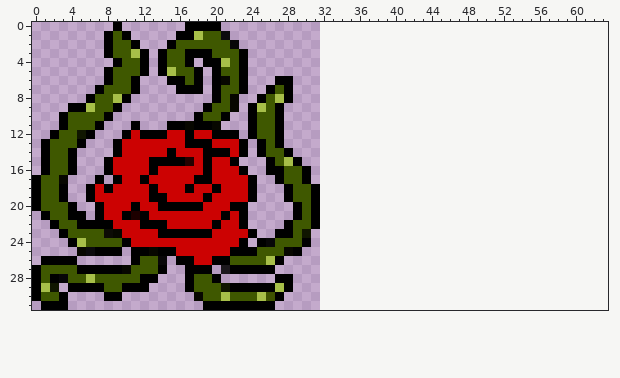
Two states of a pixel-art sprite, Graphics/Sprites/Crawl/Enemies/thorn_hunter.png. The picture above was drawn from the file before the commit.
The file is 32x32 pixels. Pixels under 10% opacity are left out. Colours within 5 levels of each other are drawn and written as one. The old version is drawn lined up with the new one, on the new canvas.
After:
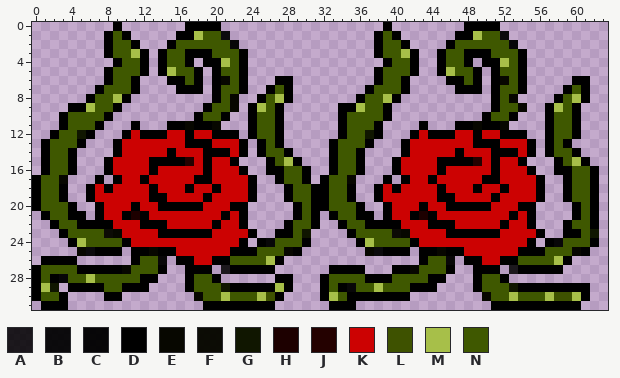
Palette (. is transparent): A #000000db  B #000000ef  C #000000f5  D #000000  E #070700  F #080800f9  G #101600  H #1d0000  J #240100  K #cc0202  L #3e5200  M #a7bf49  N #3f5800
What changed:
canvas 32x32 -> 64x32
y 0: x 39 . -> D; x 48..51 .... -> DDDD
y 1: x 38..40 ... -> DND; x 47..52 ...... -> DDMNNB
y 2: x 38..41 .... -> DNND; x 46..53 ........ -> DNNNNNNC
y 3: x 38..42 ..... -> DNNMD; x 45..54 .......... -> DNNDDDNNND
y 4: x 39..42 .... -> DNND; x 45..48 .... -> DNND; x 50..54 ..... -> DDMND
y 5: x 38..42 ..... -> DNNND; x 45..49 ..... -> DMNND; x 51..54 .... -> DNND
y 6: x 38..41 .... -> DNND; x 46..49 .... -> DDND; x 51..54 .... -> DEND; x 60..61 .. -> DD
y 7: x 37..41 ..... -> DNNND; x 47..49 ... -> DDD; x 51..54 .... -> DNND; x 59..61 ... -> DND
y 8: x 36..40 ..... -> DNNMD; x 51..53 ... -> DNE; x 58..61 .... -> DNMD
y 9: x 34..39 ...... -> DDMNND; x 51..54 .... -> DNNE; x 57..60 .... -> DMND
y 10: x 34..39 ...... -> DNNNND; x 50..53 .... -> DNND; x 57..60 .... -> DNND
y 11: x 34..38 ..... -> DNNND; x 43 . -> D; x 47..52 ...... -> DDEDDE; x 57..60 .... -> DNND
y 12: x 34..38 ..... -> DNNGD; x 42..54 ............. -> DKDDDKKDKKDDD; x 57..60 .... -> DNND
y 13: x 33..37 ..... -> DNNND; x 41..55 ............... -> DKKKKKKKDDDKKKD; x 57..59 ... -> DND
y 14: x 33..36 .... -> DNND; x 41..55 ............... -> DKKKKKDKKKDDDKD; x 57..60 .... -> DNND
y 15: x 33..36 .... -> DNND; x 40..54 ............... -> DKKKKDDDDJKDKKD; x 58..61 .... -> DNMD
y 16: x 33..36 .... -> DNND; x 40..55 ................ -> DKKKKDKKKKKDKKKD; x 58..62 ..... -> DDNND
y 17: x 32..35 .... -> DNNE; x 39 . -> D; x 41..56 ................ -> DKKDKKKKKDDKKKKD; x 59..62 .... -> DNND
y 18: x 32..35 .... -> DNND; x 38..56 ................... -> DKDKKKKDKKKDKKDKKKD; x 59..62 .... -> DNND
y 19: x 32..35 .... -> DNND; x 38..56 ................... -> DKKKKKKDDKKKKDKKKKD; x 59..62 .... -> DNND
y 20: x 32..36 ..... -> DNNND; x 39..55 ................. -> DKKKDKKDDDDDKKKDD; x 60..62 ... -> DND
y 21: x 33..37 ..... -> DNNDD; x 39..55 ................. -> DKKDHDKKKKKKKKDKD; x 60..62 ... -> DND
y 22: x 34..55 ...................... -> DNNDDDDKKKDDDKKKKKDKKD; x 59..62 .... -> DNND
y 23: x 35..56 ...................... -> DNNNNFEKKKKDDDDDDKKKKD; x 59..62 .... -> DDNG
y 24: x 36..55 .................... -> DMNNNNDKKKKKKKKKKKKD; x 57..62 ...... -> DCNNND
y 25: x 37..41 ..... -> EBDDD; x 43..61 ................... -> DDEDDKKKKKKDDDNNNED
y 26: x 43..46 .... -> DNNC; x 48..59 ............ -> DDKKDDNNNNMD
y 27: x 33..36 .... -> DDDD; x 40..46 ....... -> DDENNND; x 49..51 ... -> DDD; x 53..58 ...... -> ADDDDD
y 28: x 32..45 .............. -> DNNNNDDDNNNNDD; x 49..52 .... -> DNND
y 29: x 32..44 ............. -> DNDCNNMNNNDDD; x 49..61 ............. -> DNNNGDDDDDDDD
y 30: x 32..41 .......... -> DMNDDDDDDD; x 50..61 ............ -> ENNMNNNMLLMD
y 31: x 33..35 ... -> DDD; x 51..60 .......... -> DDDDDDDDDD
Pixel boxes of the changes (left, top, right, bottom) in both pictures:
added: (320, 22, 599, 310)
